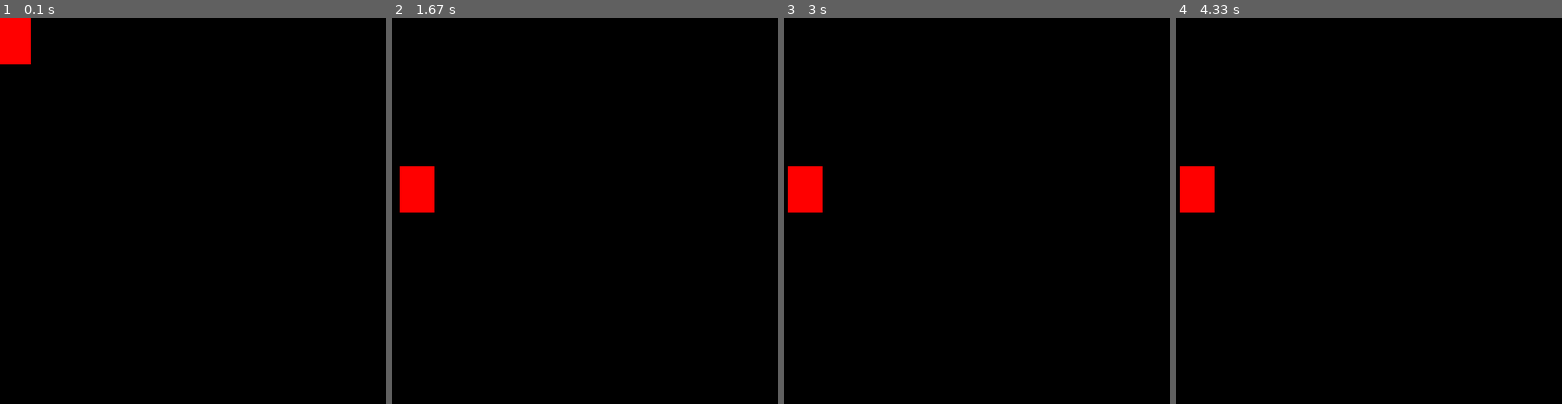
Above: before the commit, frames 1-4 (left to right).
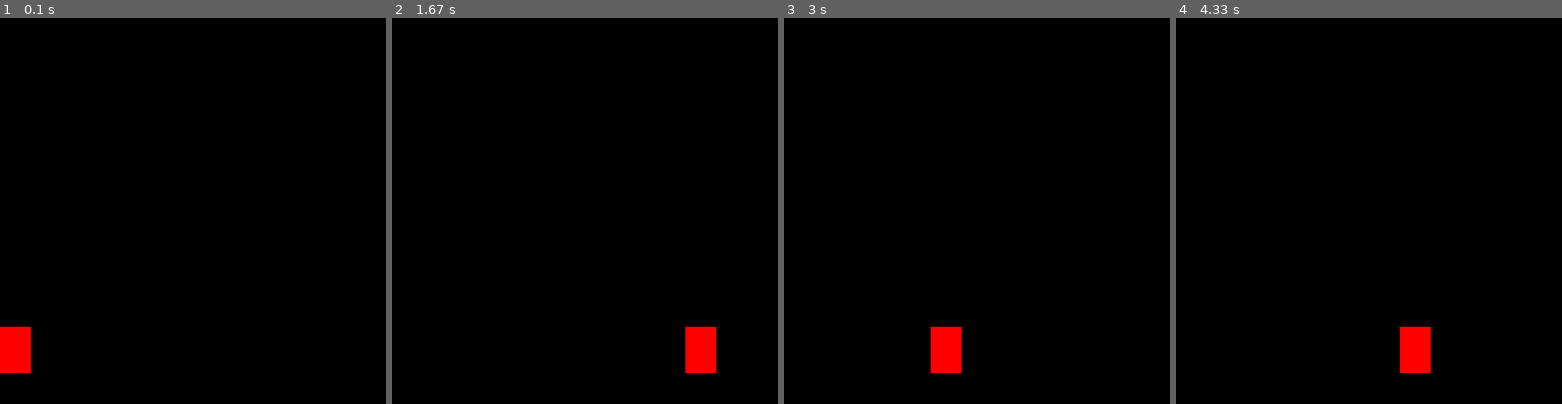
Above: after the commit, the same moments.

Repository: CyberFlameGO/DTSProject
Game: pygame game, started from main.py
Two runs of this game, one before a commit and one after it. Both use one fixed random seed, a clock stepped at 60 frames per second and the inputs below.
Inputs:
- Up to frame 1 (0.1 s): no input
- Up to frame 2 (1.67 s): hold Space 0.33-0.8 s; hold Right 0.33-0.8 s; hold Right 0.83-1.3 s; hold Right from 1.33 s (still down)
- Up to frame 3 (3 s): release Right at 1.8 s; hold Left 1.83-2.37 s; hold Left 2.4-2.8 s; hold Right from 2.83 s (still down)
- Up to frame 4 (4.33 s): release Right at 3.47 s; hold Left 3.5-3.97 s; hold Right from 4 s (still down)

The runs differ from the first frame. In frame 1, 1.9% of the frame differs, in the area x 0-8%, y 0-92%; in frame 2, 2.0%, in the area x 2-84%, y 38-92%; in frame 3, 2.0%; in frame 4, 2.0%.

Commit message:
not working but still pushing

Diff:
--- a/main.py
+++ b/main.py
@@ -2,7 +2,7 @@
 Work for when we are away
 """
 
-from typing import Union
+from typing import Sequence, Union
 
 import os
 
@@ -28,11 +28,11 @@
     Main function
     """
     x: int = 0
-    y: int = 0
+    y: int = 400
     width: int = 40
     height: int = 60
     velocity: int = 5
-    jumps: int = 0
+    jumps: int = 10
     jumping: bool = False
     pygame.display.set_caption("dn")
     playing: bool = True
@@ -40,40 +40,36 @@
         for event in pygame.event.get():
             if event.type == pygame.QUIT:
                 playing = False
-            elif event.type == pygame.KEYDOWN:
-                match event.key:
-                    case pygame.K_LEFT:
-                        if x > velocity:
-                            x -= velocity
-                    case pygame.K_RIGHT:
-                        if x < DISPLAY_WIDTH - width - velocity:
-                            x += velocity
-                    case pygame.K_UP:
-                        if y > velocity and not jumping:
-                            y -= velocity
-                    case pygame.K_DOWN:
-                        if y < DISPLAY_HEIGHT - height - velocity and not jumping:
-                            y += velocity
-                    case pygame.K_SPACE:
-                        if not jumping:
-                            jumping = True
-            else:
-                while jumping:
-                    if jumps >= -10:
-                        y -= (jumps * abs(jumps)) * 0.5
-                        jumps -= 1
-                    else:
-                        jumps = 10
-                        jumping = False
-                display_surface.fill(BLACK)
-            red_rectangle = (
-                pygame.draw.rect(display_surface, DEEP_RED, (x, y, width, height))
-            )
-            if (
-                    red_rectangle  # remove this later when there's a proper use for the variable.
-            ):
+            if event.type == pygame.KEYDOWN:
                 pass
-            pygame.display.update()
+        keys: Sequence[bool] = pygame.key.get_pressed()
+
+        if keys[pygame.K_LEFT]:
+            if x > velocity:
+                x -= velocity
+        if keys[pygame.K_RIGHT]:
+            if x < DISPLAY_WIDTH - width - velocity:
+                x += velocity
+        if not jumping:
+            if keys[pygame.K_SPACE]:
+                jumping = True
+        else:
+            while jumping:
+                if jumps >= -10:
+                    y -= (jumps * abs(jumps)) * 0.5
+                    jumps -= 1
+                else:
+                    jumps = 10
+                    jumping = False
+        display_surface.fill(BLACK)
+        red_rectangle = (
+            pygame.draw.rect(display_surface, DEEP_RED, (x, y, width, height))
+        )
+        if (
+                red_rectangle  # remove this later when there's a proper use for the variable.
+        ):
+            pass
+        pygame.display.update()
 
 
 if __name__ == "__main__":
